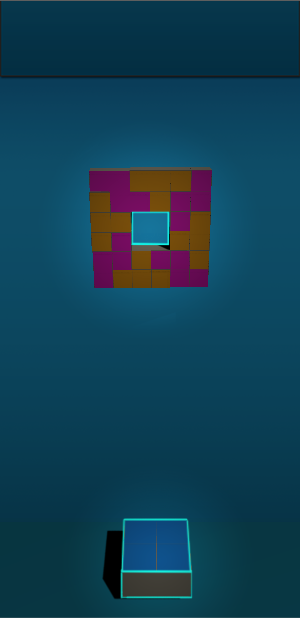
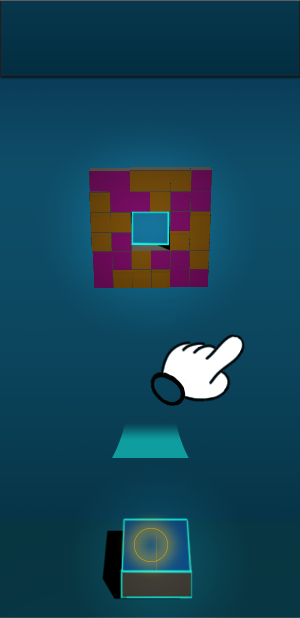
Comparing the layer stacks of the two 300 × 618 images. Changes:
added layer "Calque 5" above "Calque 5 copie" over [150, 334, 245, 406]
added layer "Calque 5 copie" above "hand" over [154, 336, 243, 401]
added group "Groupe 1" with 13 layers over [112, 334, 245, 578]
showed "Ellipse 1 copie", moved it into group "Groupe 1" over [134, 528, 168, 562]
showed "Forme 3", moved it into group "Groupe 1" over [112, 423, 189, 458]
moved "light" into group "Groupe 1" over [112, 334, 245, 578]
moved "BackgroundInGame" into group "Groupe 1" over [112, 334, 245, 578]
moved "carré" into group "Groupe 1" over [119, 518, 184, 578]
moved "Calque 4" into group "Groupe 1" over [122, 520, 184, 578]
moved "Calque 0" into group "Groupe 1" over [112, 334, 245, 578]
